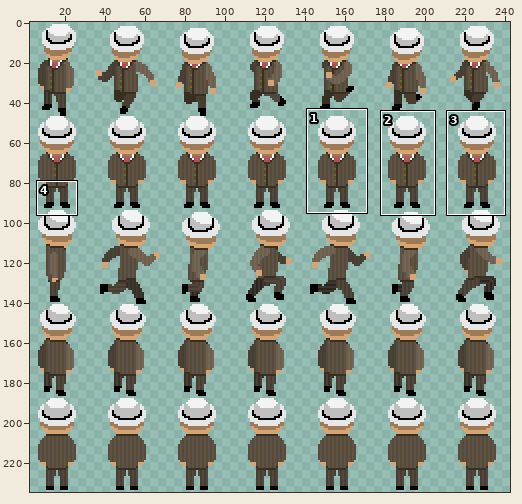
One commit to this sprite sheet: resources/images/player_sheet.png. The picture above shows the old version from afar; the outline marks the close-up.
Close-up. Before the edit:
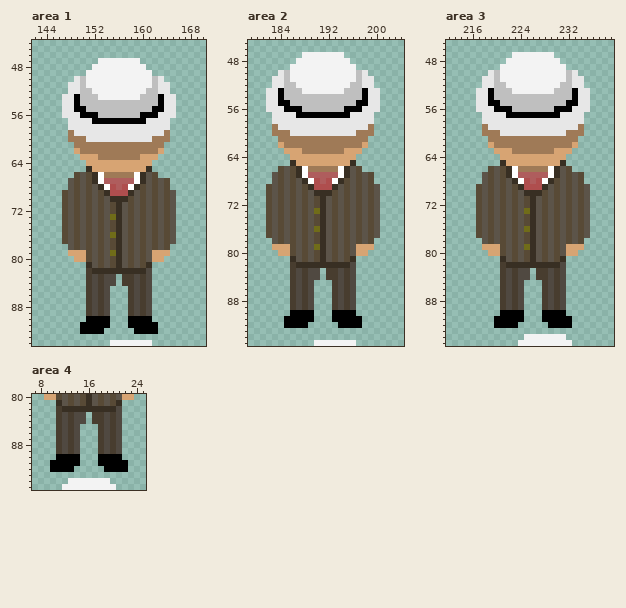
The file is 245x235 pixels. Colours within 5 levels of each other are drawn and written as one. Shown: area 1: x 142..170, y 44..94; area 2: x 179..204, y 45..95; area 3: x 212..239, y 45..95; area 4: x 7..25, y 80..95. The wide view leaves out empty margins. The commit also changed other parts of the picture, which this record leaves out.
After the commit:
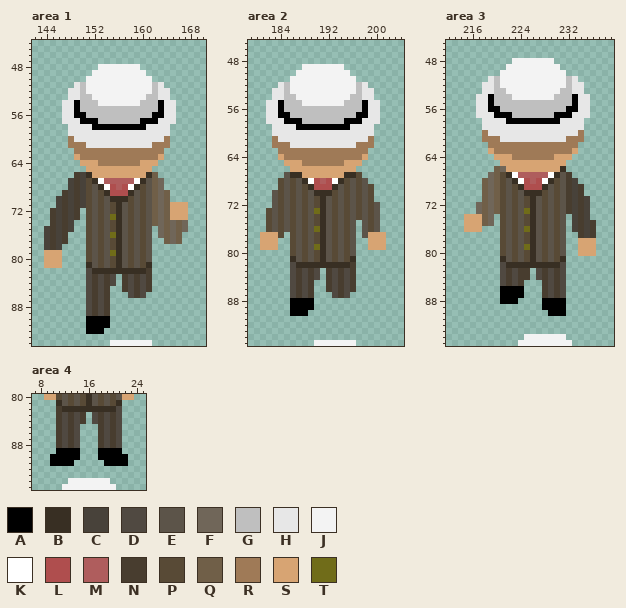
Palette (. is transparent): A #000000  B #382f23  C #48423a  D #504941  E #5c5449  F #706659  G #bfbfbf  H #e7e7e7  J #f3f3f3  K #ffffff  L #af4e4e  M #af5d5d  N #483d2f  P #584a36  Q #705f48  R #9f7a57  S #d7a473  T #706c19
What changed:
Changed rows in their new state; - is an unchanged pixel.
Area 1:
first column x 144:
47 ---------.......--------
48 --------.-------.-------
49 -------.---------.------
50 -----..-----------..----
51 ----.---------------.---
52 -------J---------J------
53 ---.-H--J-------J--H-.--
54 ---------JJJJJJJ--------
55 ------G-----------G-----
56 -----A-GG-------GG-A----
57 ---H--AA-GGGGGGG-AA--H--
58 --------AAAAAAAAA-------
59 ----H---------------H---
60 -----HH-----------HH----
61 ----R--HHHHHHHHHHH--R---
62 -----R-------------R----
63 -----SRRR-------RRRS----
64 ------S--RRRRRRR--S-----
65 -------S---------S------
66 -----NCBSSSSSSSSSBQ-----
67 ----CNC-----------QF.---
68 ----CNC-----------QF.---
69 ---NCNC-----------QFQ.--
70 --CNCNC-----------QFQ.--
71 --CNCNC-----------QFQSSS
72 -NCNCN.-----------QFQSSS
73 -NCNCN.-----------QFQSSS
74 -NCNC..-----------QFQFQF
75 CNCNC..-----------.FQFQF
76 CNCN...-----------.FQFQ-
77 CNCN...-----------..QFQ-
78 CNC-...-----------...---
79 SSS-...-----------...---
80 SSS--..-----------..----
81 SSS---------------------
82 -------D---------N------
83 -------DNDN---DNDN------
84 -------DNDN---DNDN------
85 -------DNDN--NDNDN------
86 -------DNDN---DND.------
87 -------DNDN---....------
88 -------DNDN---....------
89 -------DNDN---....------
90 --------------....------
91 ------.-------.....-----
92 ------.--------....-----
Area 2:
first column x 181:
47 -------.......-------
48 ------.........------
49 -----..-------..-----
50 ---...---------...---
51 --...-----------...--
52 --.--J---------J--.--
53 -.-H-JJ-------JJ-H-.-
54 -.-H--JJJJJJJJJ--H-.-
55 ----G--JJJJJJJ--G----
56 ---AGGG-------GGGA---
57 -H-AAGGGGGGGGGGGAA-H-
58 -H--AAAGGGGGGGAAA--H-
59 --H---AAAAAAAAA---H--
60 --HHH-----------HHH--
61 --RHHHHHHHHHHHHHHHR--
62 --RR-HHHHHHHHHHH-RR--
63 ---RRRR-------RRRR---
64 ---SRRRRRRRRRRRRRS---
65 ----SS-RRRRRRR-SS----
66 ---..SSSSSSSSSSS.----
67 --..-B-SSSSSSS-B-..--
68 --.---------------.--
69 -..----------------.-
70 -.-----------------.-
71 -.-----------------.-
72 -.-------------------
75 ----------------.----
76 ----------------.----
77 SSS-.-----------.-SSS
78 SSS..-----------..SSS
79 SS-..-----------..-SS
80 ---..-----------..---
82 -----D---------N-----
83 -----DNDN---DNDN-----
84 -----DNDN---DNDN-----
85 -----DNDN--NDNDN-----
86 -----DNDN--NDNDN-----
87 -----DNDN---DND.-----
88 -----AAAA---....-----
89 -----AAAA---....-----
90 --------.---....-----
91 ----.....---.....----
92 ----....-----....----
Area 3:
first column x 215:
47 --------.......-------
48 -------.-------.------
49 ------.---------.-----
50 ----..-----------..---
51 ---.---------------.--
52 ------J---------J-----
53 --.-H--J-------J--H-.-
54 --------JJJJJJJ-------
55 -----G-----------G----
56 ----A-GG-------GG-A---
57 --H--AA-GGGGGGG-AA--H-
58 -------AAAAAAAAA------
59 ---H---------------H--
60 ----HH-----------HH---
61 ---R--HHHHHHHHHHH--R--
62 ----R-------------R---
63 ----SRRR-------RRRS---
64 -----S--RRRRRRR--S----
65 ------S---------S-----
66 ----.QFSSSSSSSSSB.----
67 ---.FQ-----------N..--
68 ---QFQ-----------NC.--
69 --.QFQ-----------NCN.-
70 --.QFQ-----------NCN.-
71 --.QFQ-----------NCNC-
72 --FQFQ-----------NCNC-
73 --FQFQ-----------NCNC-
74 SSSQF.-----------.CNC-
75 SSSQF.-----------.CNCN
76 SSS...-----------.CNCN
77 --....-----------..NCN
78 ---...-----------..SSS
79 ---...-----------..-SS
80 ----..-----------..SSS
82 ------D---------------
83 ------DNDNN-D---------
84 ------DNDNN-D---------
85 ------DNDN------------
86 ------AAAA------------
87 ------AAAA------------
88 ------AAA.---AAAA-----
89 ------....---AAAA-----
90 ------....---.--------
91 -----.....---.....----
92 -----....-----....----
Area 4:
first column x 15:
83 N-D
84 N-D
first column x 10:
89 -AAAA---AAAA-
90 A-----------A
91 ----.---.----
92 ....-----....
Boxes around the changes in both close-ups, in picture pixels (x1, y1, x2, y2):
changed: (44, 58, 188, 334)
changed: (260, 52, 386, 328)
changed: (464, 52, 596, 328)
changed: (80, 412, 98, 424)
changed: (50, 448, 128, 472)
